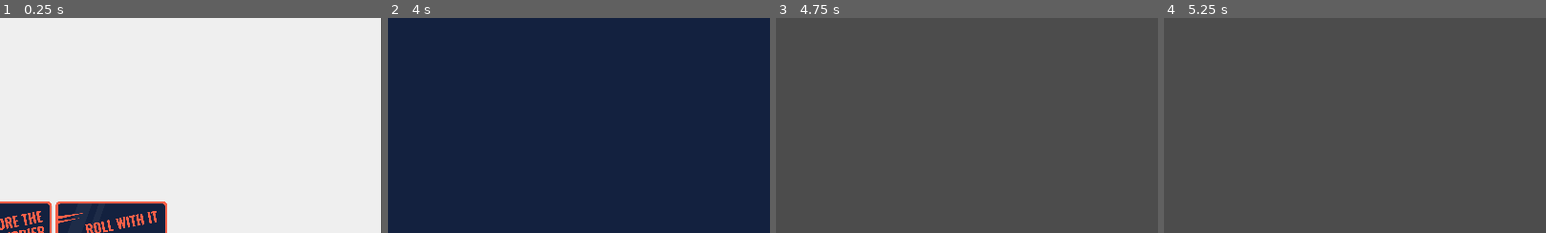
Above: before the commit, frames 1-4 (left to right).
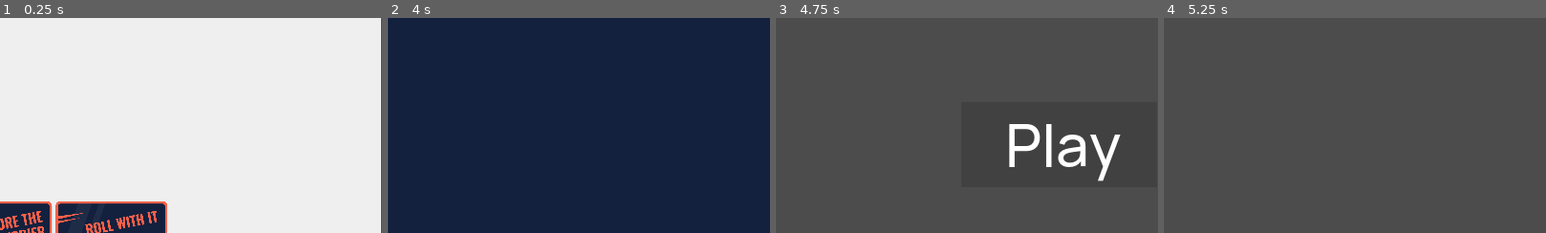
Above: after the commit, the same moments.

Repository: A-Sandwich/Godot-Game-Jam-Template
Game: Godot game, scene res://SplashScreen/SplashScreen.tscn
The game is run twice, just before and just after one commit, with the same random seed, the same clock (stepped at 60 frames per second) and the same inputs.
Inputs (mouse positions are % of the whole screen's width and height, from its top left):
- Up to frame 1 (0.25 s): no input
- Up to frame 2 (4 s): tap Enter at 1.25, 2.75 s; tap Space at 2 s
- Up to frame 3 (4.75 s): no input
- Up to frame 4 (5.25 s): click (87, 79) at 5.02 s
The pictures show only the part of the screen within x 50-100%, y 50-100%; the shares and areas given below are measured in that part.

Frames 1-2 are identical in both runs. In frame 3, 2.2% of the frame differs, in the area x 61-91%, y 49-76%; in frame 4, nothing differs.

Commit message:
a few tweaks

Diff:
--- a/Menus/TitleMenu.gd
+++ b/Menus/TitleMenu.gd
@@ -6,4 +6,4 @@
 
 
 func _on_TextureButton_pressed():
-	print("Play")
+	get_tree().change_scene("res://Levels/Level00.tscn")
--- a/Menus/TitleMenu.tscn
+++ b/Menus/TitleMenu.tscn
@@ -80,6 +80,9 @@
 margin_top = 504.0
 margin_right = 1626.0
 margin_bottom = 640.0
+__meta__ = {
+"_edit_group_": true
+}
 
 [node name="Play" type="Label" parent="PlayButton"]
 margin_top = -1.0
@@ -87,13 +90,10 @@
 margin_bottom = 136.0
 custom_fonts/font = SubResource( 1 )
 text = "Play"
-__meta__ = {
-"_edit_group_": true
-}
 
 [node name="TextureButton" type="TextureButton" parent="PlayButton/Play"]
-margin_top = 27.0
-margin_right = 213.0
-margin_bottom = 132.0
+margin_top = -4.0
+margin_right = 331.0
+margin_bottom = 141.0
 
 [connection signal="pressed" from="PlayButton/Play/TextureButton" to="." method="_on_TextureButton_pressed"]
--- a/SplashScreen/SplashScreen.gd
+++ b/SplashScreen/SplashScreen.gd
@@ -9,4 +9,4 @@
 
 func _on_AnimationPlayer_animation_finished(anim_name):
 	if anim_name == "FadeOut":
-		get_tree().change_scene("res://Levels/Level00.tscn")
+		get_tree().change_scene("res://Menus/TitleMenu.tscn")
